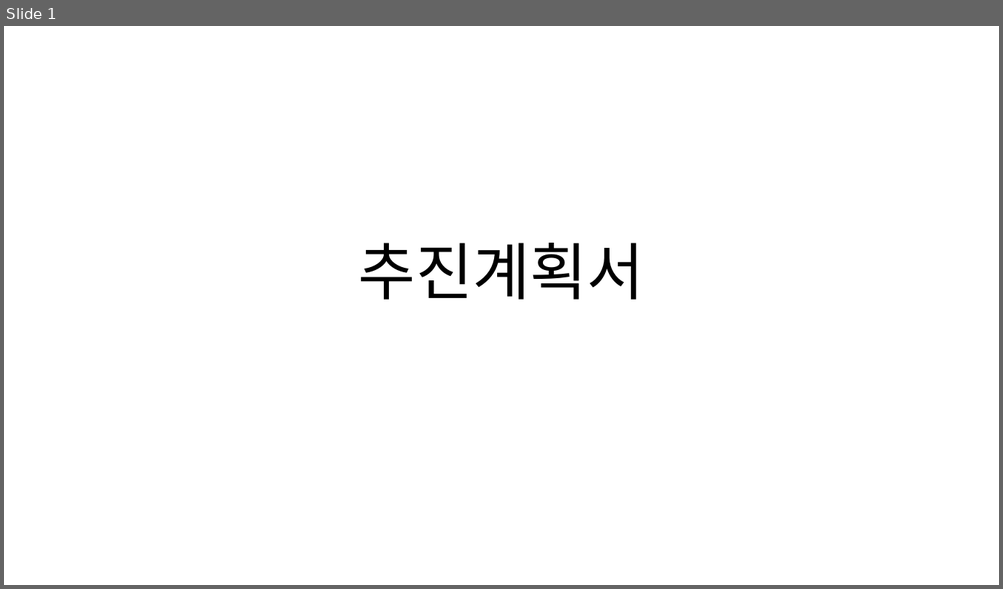
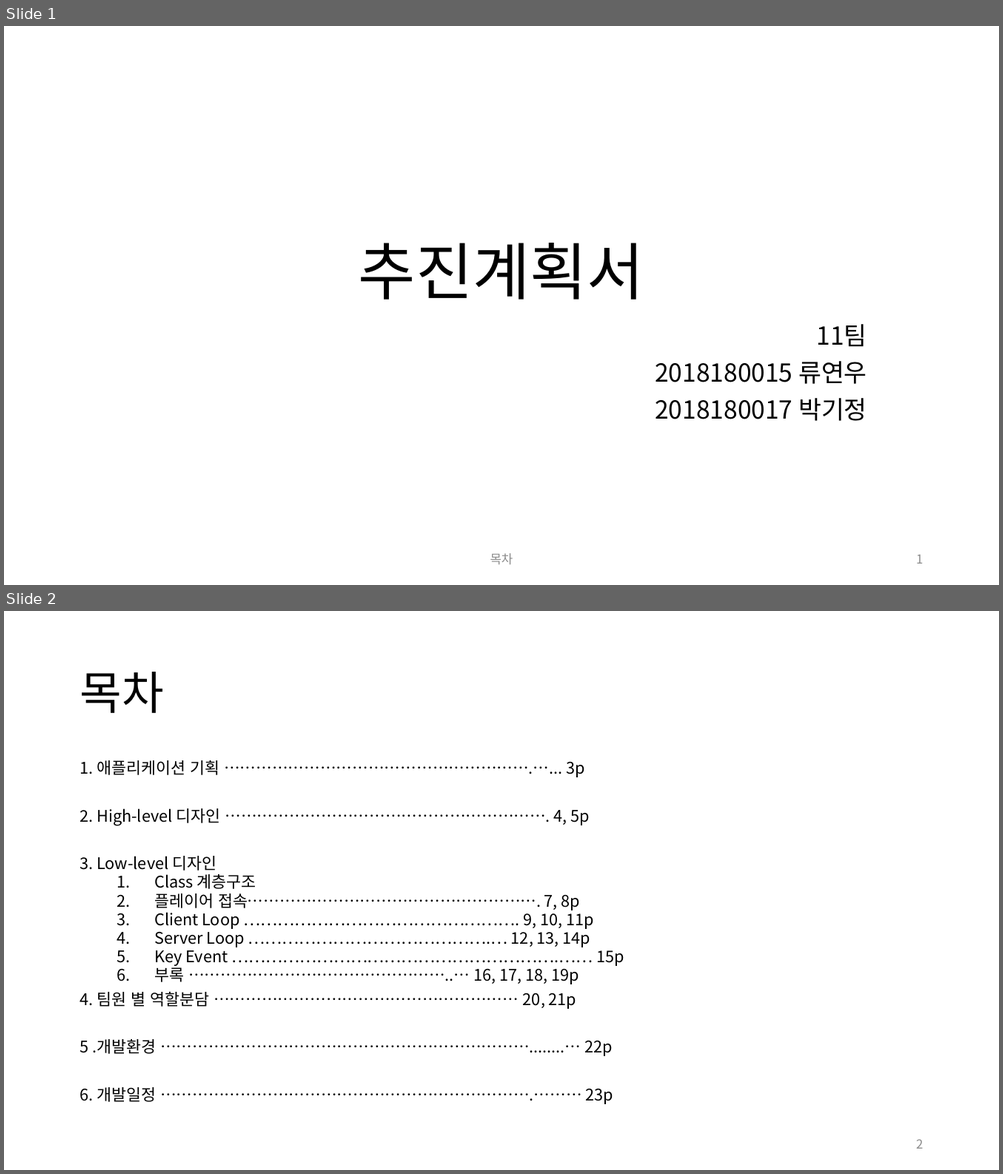
Before and after one commit to andy3790/NGP_Project, a slide deck: Doc/추진 계획서.pptx. Shown one above the other, each under a label of ours: slide 1 before the commit, slides 1 and 2 after it. The pictures are 1003x589 and 1003x1174 pixels, drawn with LibreOffice and Linux fonts; fonts in the diff are those of the drawing. Boxes give left, top, right and bottom in pixels: in the first picture for what was removed or moved away, otherwise in the second. Text is boxed around its words. In the diff, an @@ line names an element or a change of style, - is before the commit and + after.

```diff
--- a/Doc/추진 계획서.pptx
+++ b/Doc/추진 계획서.pptx
@@ slide 2 added at <box>4,611,999,1170</box>, background #FFFFFF @@
@@ title added at <box>79,672,163,713</box>, 44 pt, text #000000 @@
+목차
@@ text added at <box>79,760,624,1105</box>, 15.5 pt, text #000000 @@
+1. 애플리케이션 기획 ………………………………………………….…... 3p
+2. High-level 디자인 ……………………………………………………. 4, 5p
+3. Low-level 디자인
+  1. Class 계층구조
+  2. 플레이어 접속………………………………………………. 7, 8p
+  3. Client Loop …………………………………………. 9, 10, 11p
+  4. Server Loop …………………………………….… 12, 13, 14p
+  5. Key Event ………………………………………………….…… 15p
+  6. 부록 …………………………………………..… 16, 17, 18, 19p
+4. 팀원 별 역할분담 ………………………………………………… 20, 21p
+5 .개발환경 ……………………………………………………………........… 22p
+6. 개발일정 …………………………………………………………….……… 23p
@@ page number added at <box>916,1139,922,1149</box>, 12 pt, text #8C8C8C @@
+2
@@ slide 1 changed as well @@
@@ subtitle added at <box>654,324,867,421</box>, 24 pt, text #000000 @@
+11팀
+2018180015 류연우
+2018180017 박기정
@@ text added at <box>490,554,513,565</box>, 12 pt, text #8C8C8C @@
+목차
@@ page number added at <box>916,555,922,564</box>, 12 pt, text #8C8C8C @@
+1
```
Also in this commit, not shown: 6 other slides changed, 15 other slides added, 5 slides removed.
